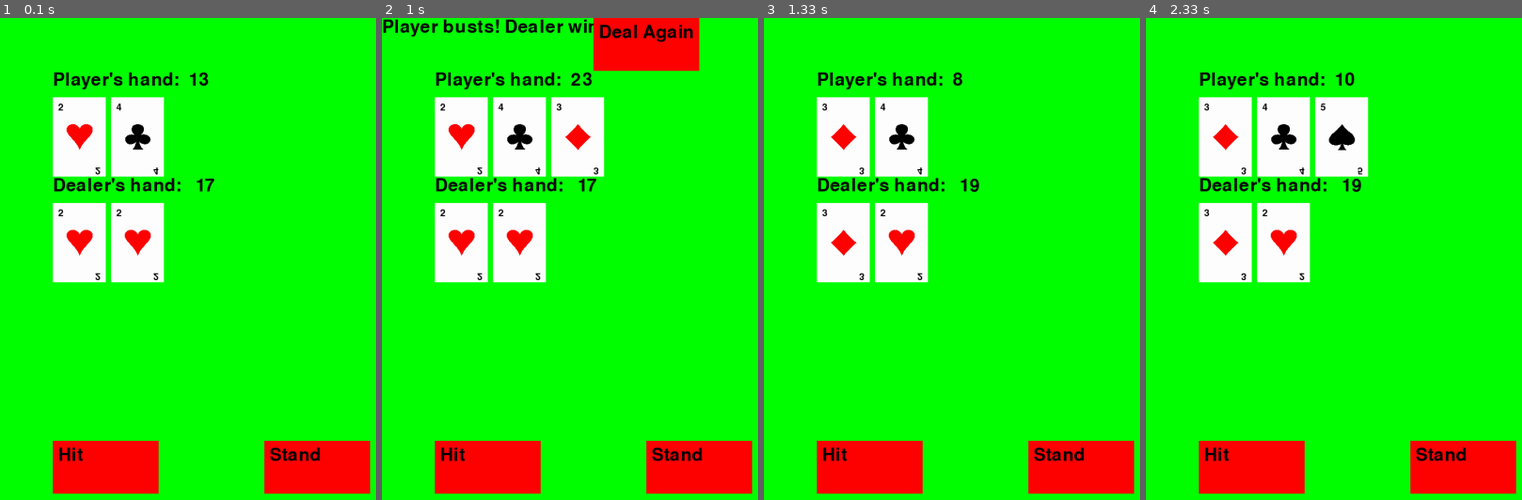
Above: before the commit, frames 1-4 (left to right).
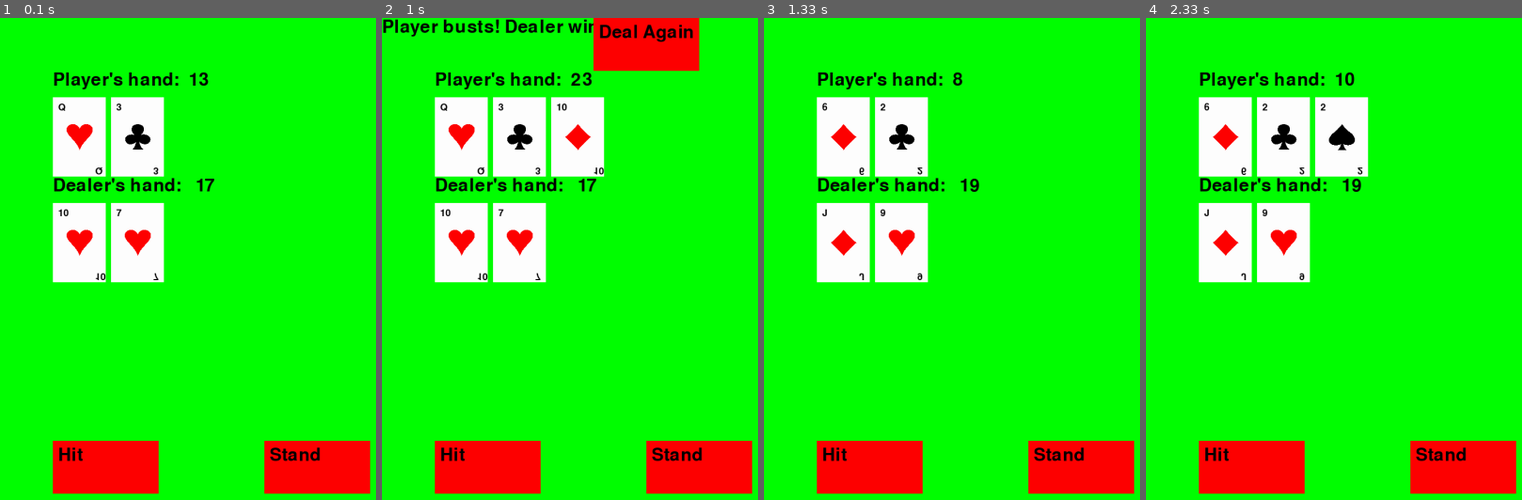
Above: after the commit, the same moments.

Repository: turnertrowbridge/PyGame_Blackjack
Game: pygame game, started from main.py
The game is run twice, just before and just after one commit, with the same random seed, the same clock (stepped at 60 frames per second) and the same inputs.
Inputs:
- Up to frame 1 (0.1 s): no input
- Up to frame 2 (1 s): click "Hit" at 0.88 s
- Up to frame 3 (1.33 s): click "Deal Again" at 1.22 s
- Up to frame 4 (2.33 s): click "Hit" at 2.05 s

The runs differ from the first frame. In frame 1, 0.2% of the frame differs, in the area x 15-43%, y 17-55%; in frame 2, 0.2%, in the area x 15-59%, y 17-55%; in frame 3, 0.1%; in frame 4, 0.1%.

Commit message:
Fixed nickname being zipped with wrong list

Diff:
--- a/deck.py
+++ b/deck.py
@@ -12,7 +12,7 @@
                  '9', '10', 'Jack', 'Queen', 'King', 'Ace']
         nicknames = ['2', '3', '4', '5', '6', '7', '8',
                      '9', '10', 'J', 'Q', 'K', 'A']
-        return [(rank, suit, nickname) for suit, nickname in zip(suits, nicknames) for rank in ranks]
+        return [(rank, suit, nickname) for suit in suits for rank, nickname in zip(ranks, nicknames)]
 
     def deal_card(self):
         return self.deck.pop()
